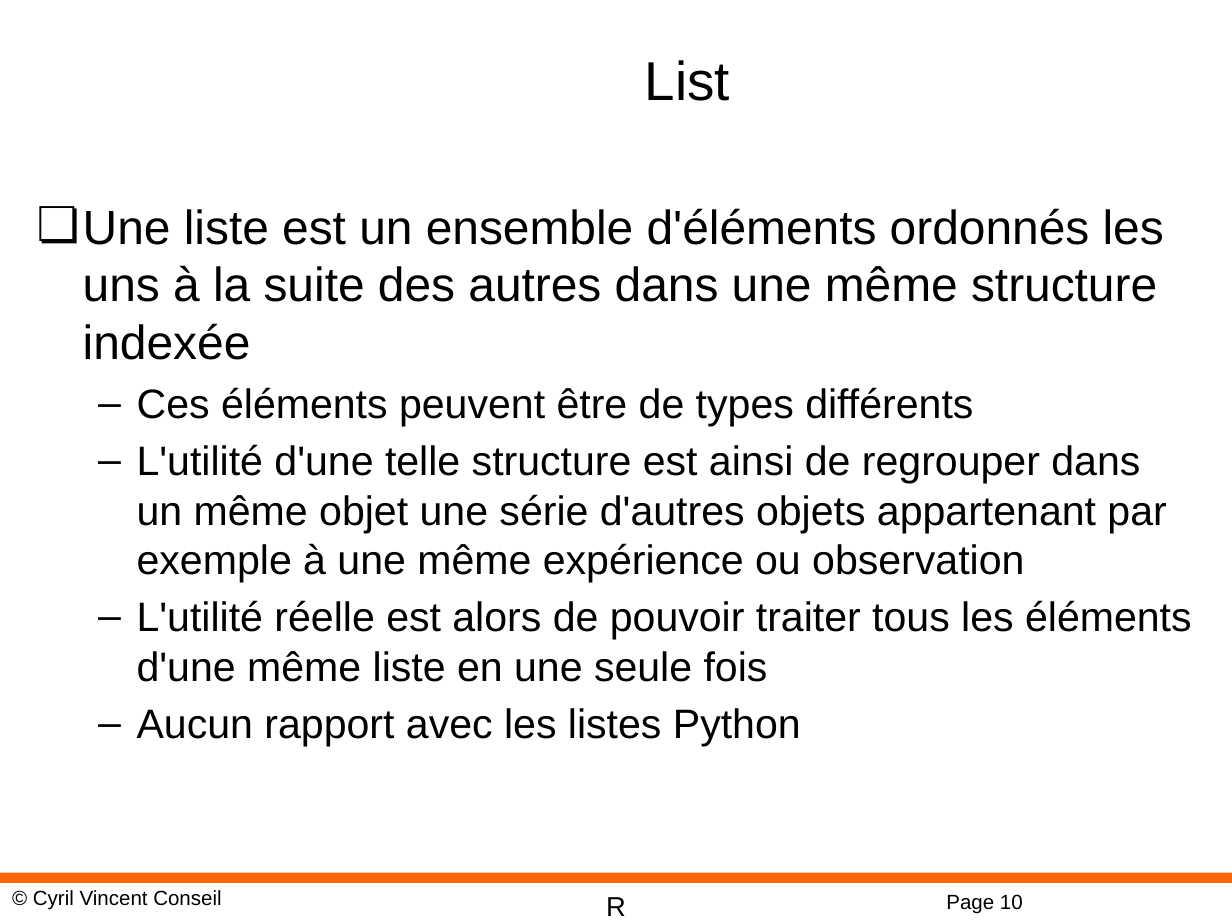
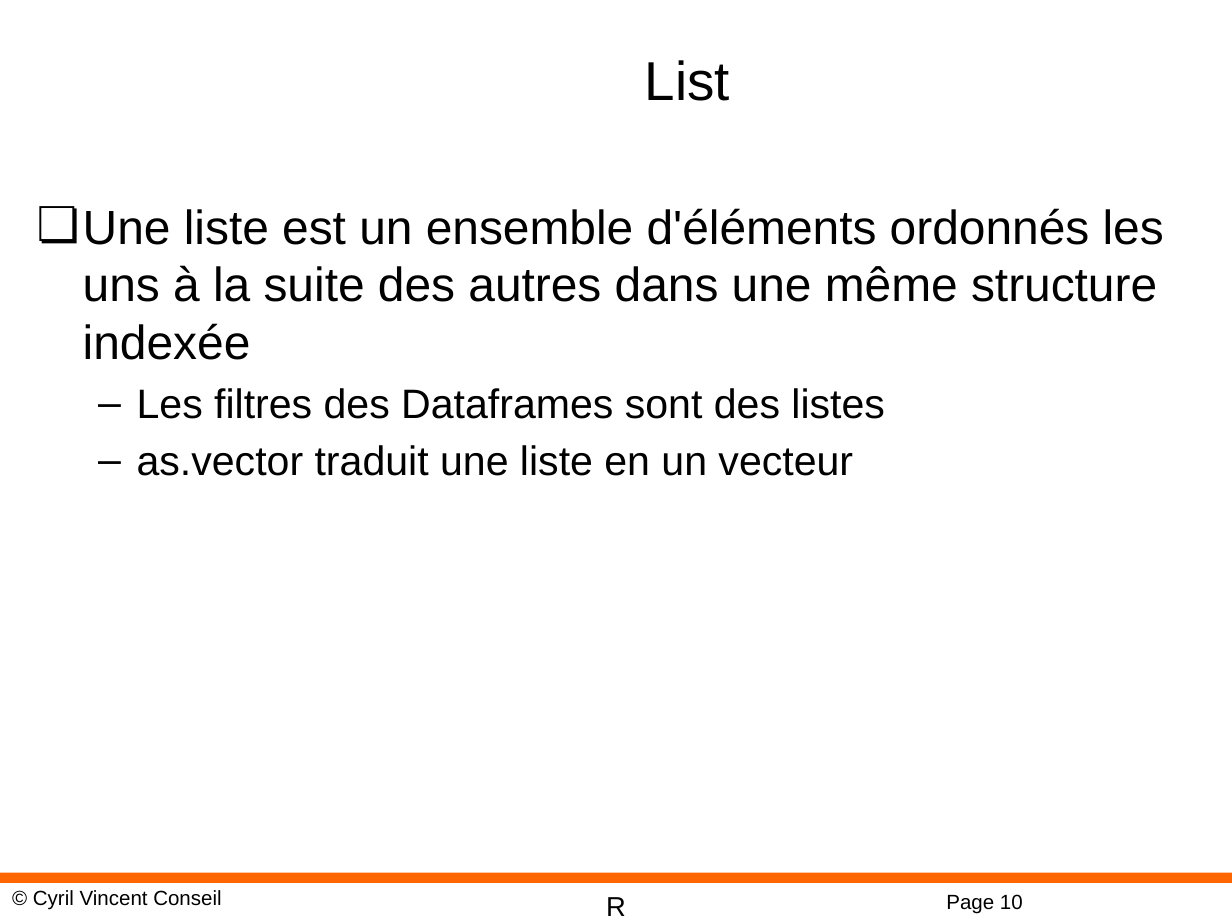
Before and after one commit to cyrilvincent/R, a slide deck: slide 10 of ppt/R-10-Dataframe.pptx. Drawn at 1232x924 pixels with LibreOffice and Linux fonts; fonts in the diff are those of the drawing; background and template pictures are left out. Boxes give left, top, right and bottom in pixels: in the first picture for what was removed or moved away, otherwise in the second. Text is boxed around its words. In the diff, an @@ line names an element or a change of style, - is before the commit and + after.

```diff
--- a/ppt/R-10-Dataframe.pptx
+++ b/ppt/R-10-Dataframe.pptx
@@ text at bbox=[137, 388, 885, 476]: text changed @@
-  – Ces éléments peuvent être de types différents
-  – L'utilité d'une telle structure est ainsi de regrouper dans un même objet une série d'autres objets appartenant par exemple à une même expérience ou observation
-  – L'utilité réelle est alors de pouvoir traiter tous les éléments d'une même liste en une seule fois
-  – Aucun rapport avec les listes Python
+  – Les filtres des Dataframes sont des listes
+  – as.vector traduit une liste en un vecteur
```
Also in this commit, not shown: 1 other slide changed, 1 slide added, 3 slides removed, 2 other files.
